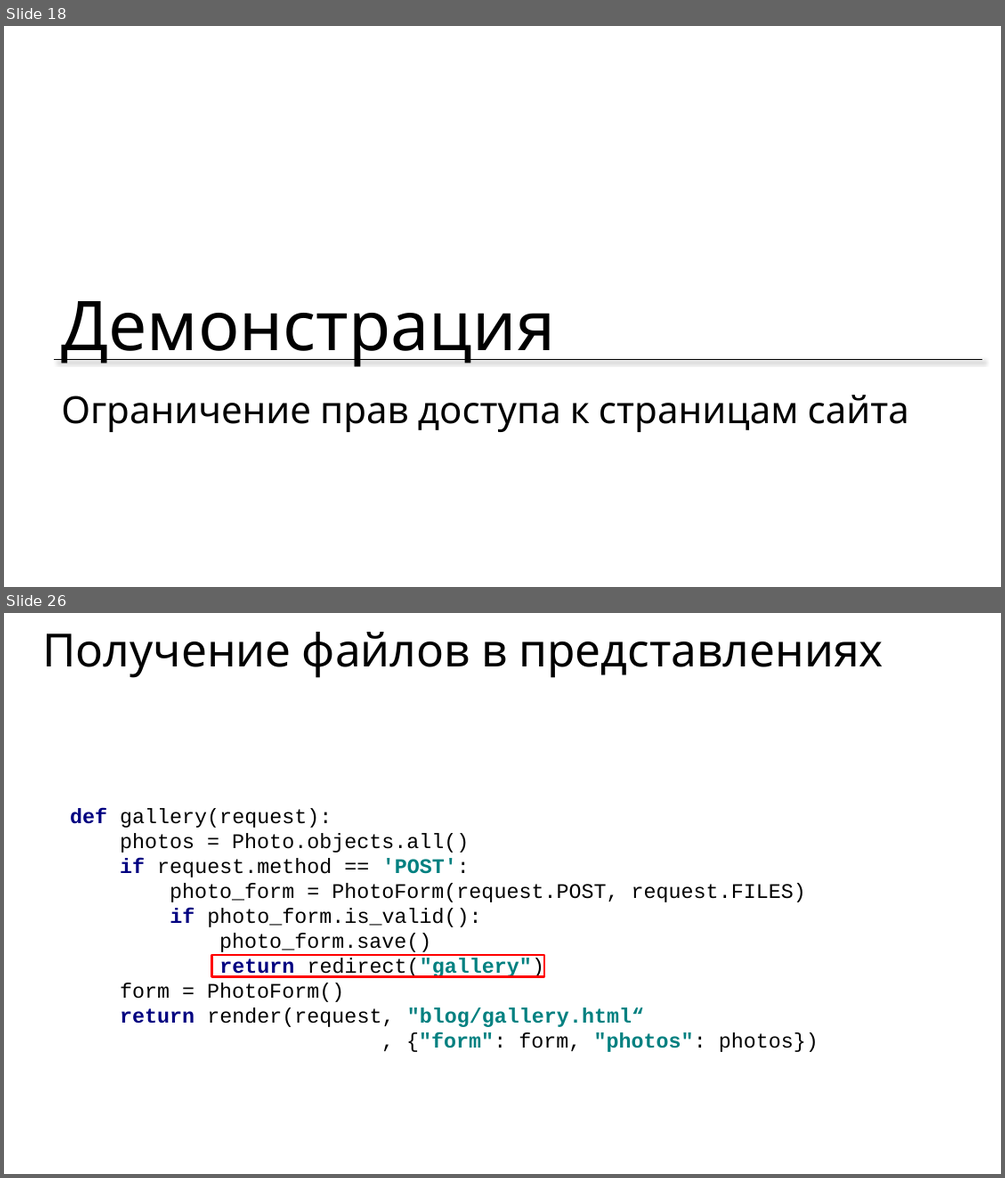
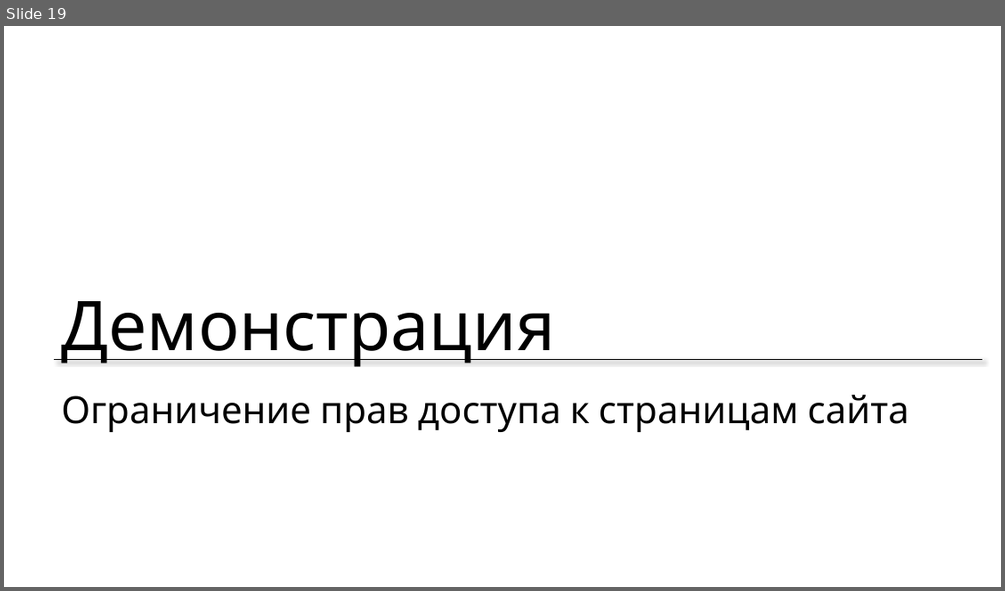
Before and after one commit to maxchv/LearnPython, a slide deck: week14/auth.pptx. Shown one above the other, each under a label of ours: slides 18 and 26 before the commit, slide 19 after it; the slides between them are not shown. The pictures are 1005x1178 and 1005x591 pixels, drawn with LibreOffice and Linux fonts; fonts in the diff are those of the drawing. Boxes give left, top, right and bottom in pixels: in the first picture for what was removed or moved away, otherwise in the second. Text is boxed around its words. In the diff, an @@ line names an element or a change of style, - is before the commit and + after.

```diff
--- a/week14/auth.pptx
+++ b/week14/auth.pptx
@@ slide 26 removed at [4,613,1001,1174], background #FFFFFF @@
@@ title removed at [42,632,883,678] @@
-Получение файлов в представлениях
@@ text removed at [70,808,818,1052] @@
-def gallery(request):
-photos = Photo.objects.all()
-if request.method == 'POST':
-photo_form = PhotoForm(request.POST, request.FILES)
-if photo_form.is_valid():
-photo_form.save()
-return redirect("gallery")
-form = PhotoForm()
-return render(request, "blog/gallery.html“
-, {"form": form, "photos": photos})
@@ rectangle removed at [212,955,544,976] @@
@@ what was slide 18 is now slide 19 @@
```
Also in this commit, not shown: 2 slides changed, 12 slides added, 11 other slides removed, 39 other files.
